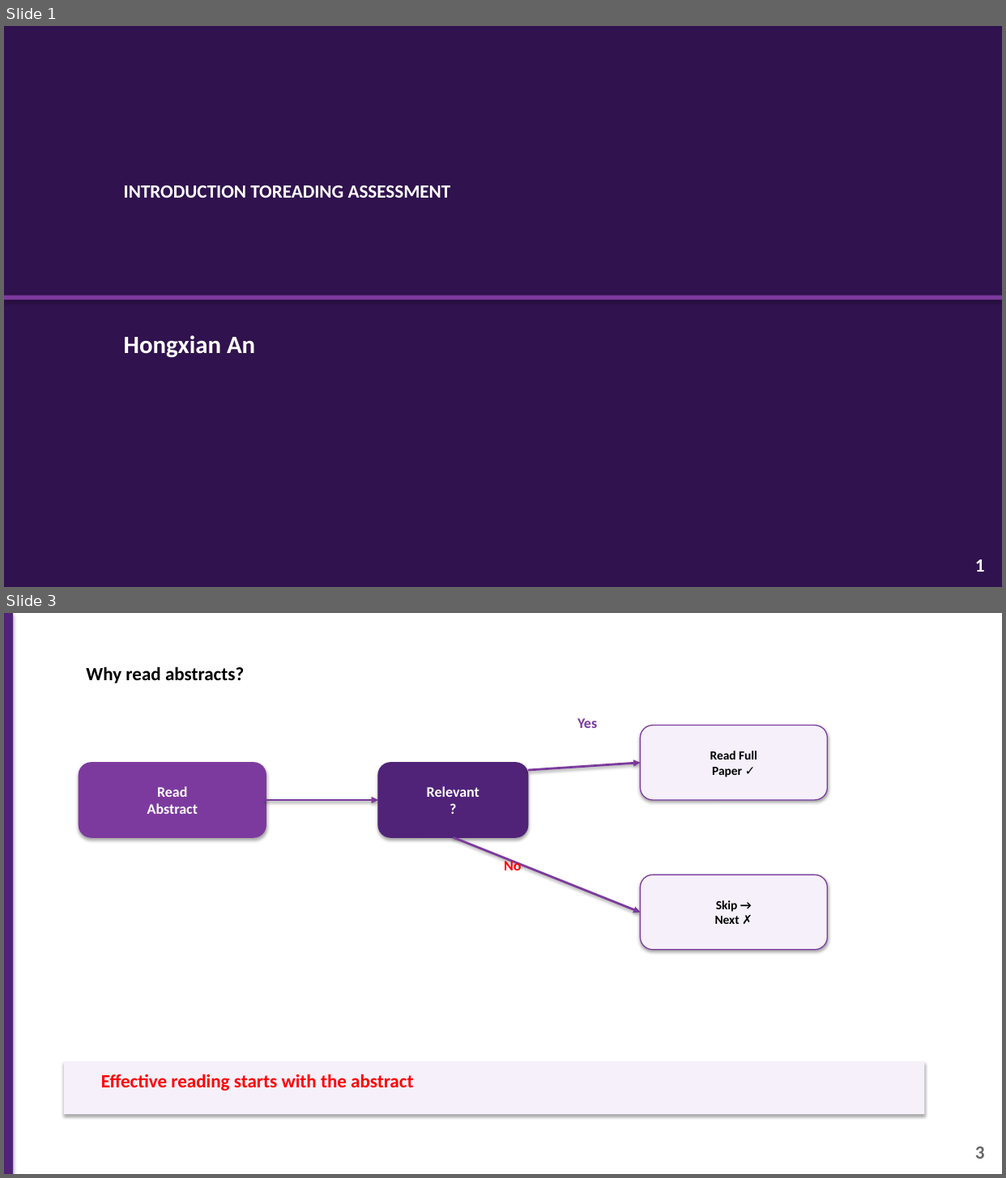
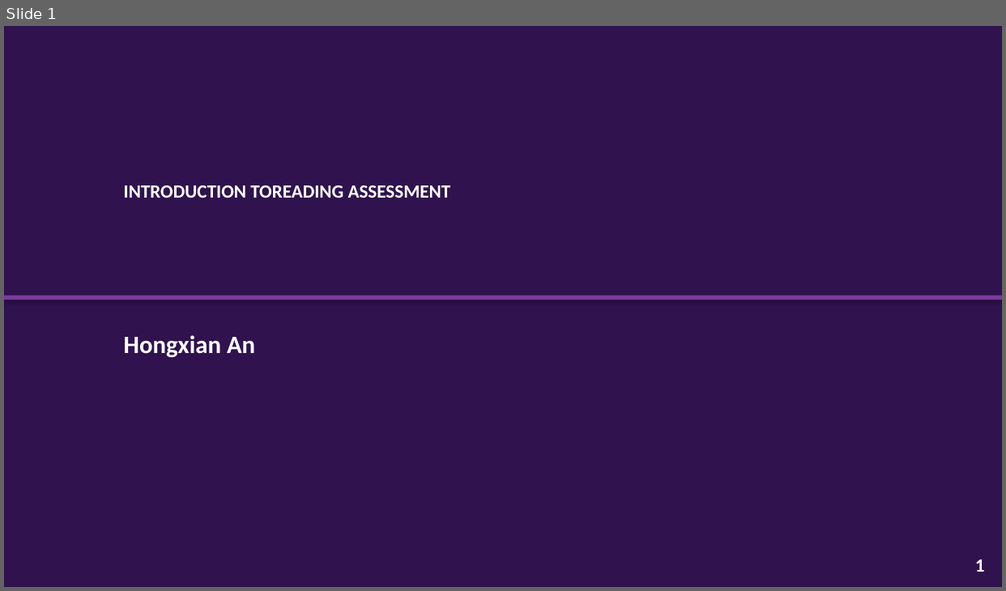
Before and after one commit to 975801846-star/workspace-outputs, a slide deck: Introduction_to_Reading_Assessment.pptx. Shown one above the other, each under a label of ours: slides 1 and 3 before the commit, slide 1 after it; the slides between them are not shown. The pictures are 1006x1178 and 1006x591 pixels, drawn with LibreOffice and Linux fonts; fonts in the diff are those of the drawing. Boxes give left, top, right and bottom in pixels: in the first picture for what was removed or moved away, otherwise in the second. Text is boxed around its words. In the diff, an @@ line names an element or a change of style, - is before the commit and + after.

```diff
--- a/Introduction_to_Reading_Assessment.pptx
+++ b/Introduction_to_Reading_Assessment.pptx
@@ slide 3 removed at (x1=4, y1=613, x2=1002, y2=1174), background #FFFFFF @@
@@ rectangle removed at (x1=4, y1=613, x2=13, y2=1174) @@
@@ text removed at (x1=86, y1=666, x2=244, y2=683) @@
-Why read abstracts?
@@ text removed at (x1=577, y1=718, x2=597, y2=728) @@
-Yes
@@ rounded rectangle removed at (x1=641, y1=726, x2=828, y2=800) @@
-Read Full
-Paper ✓
@@ rounded rectangle removed at (x1=79, y1=763, x2=266, y2=837) @@
-Read
-Abstract
@@ rounded rectangle removed at (x1=378, y1=763, x2=528, y2=837) @@
-Relevant
-?
@@ arrow removed from (528, 770) to (641, 763) @@
@@ arrow removed from (266, 800) to (378, 800) @@
@@ arrow removed from (454, 837) to (641, 913) @@
@@ text removed at (x1=504, y1=858, x2=521, y2=871) @@
-No
@@ rounded rectangle removed at (x1=641, y1=875, x2=828, y2=950) @@
-Skip →
-Next ✗
@@ rectangle removed at (x1=64, y1=1063, x2=925, y2=1114) @@
@@ text removed at (x1=101, y1=1074, x2=413, y2=1091) @@
-Effective reading starts with the abstract
@@ text removed at (x1=975, y1=1147, x2=985, y2=1159) @@
-3
```
Also in this commit, not shown: 5 slides changed.
